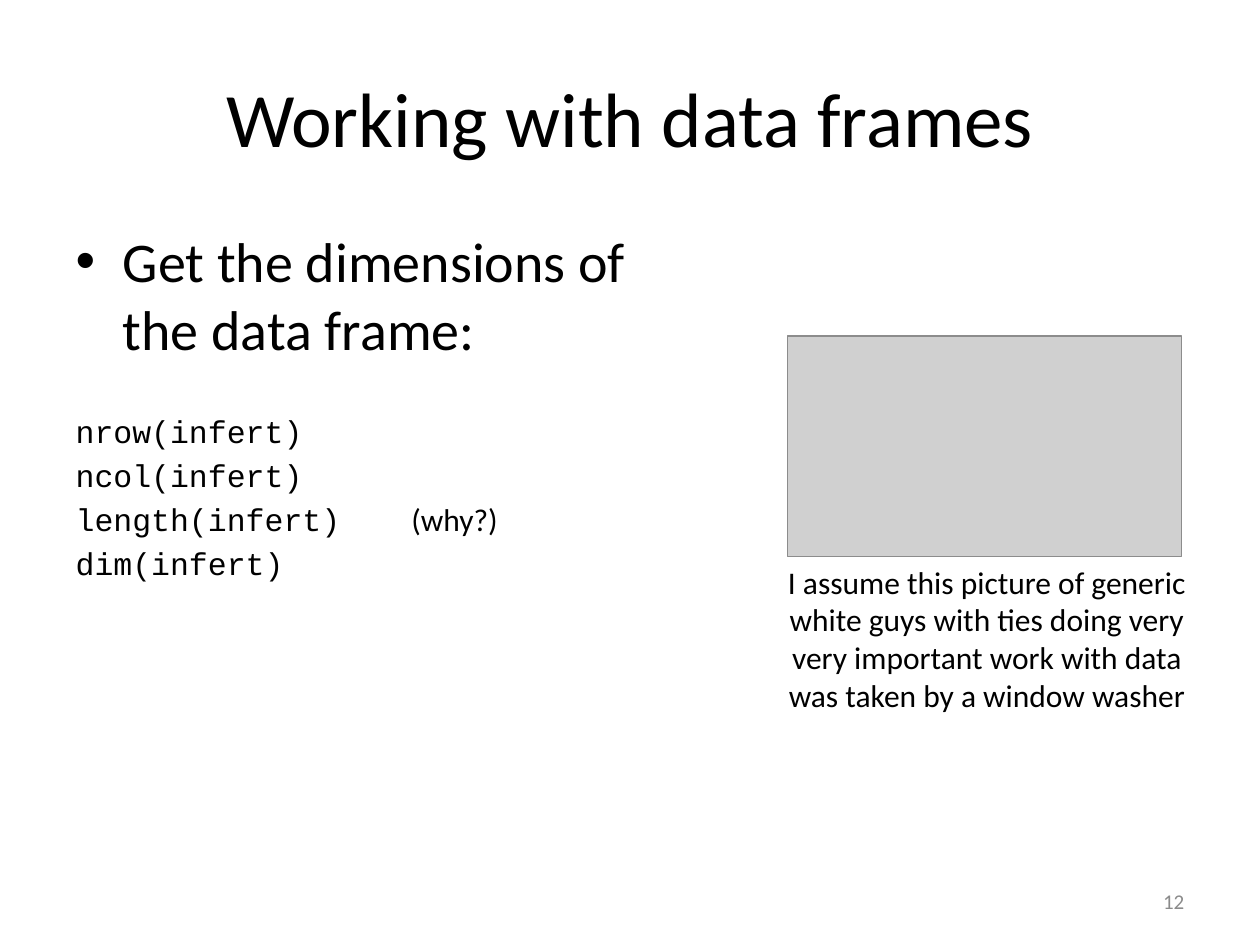
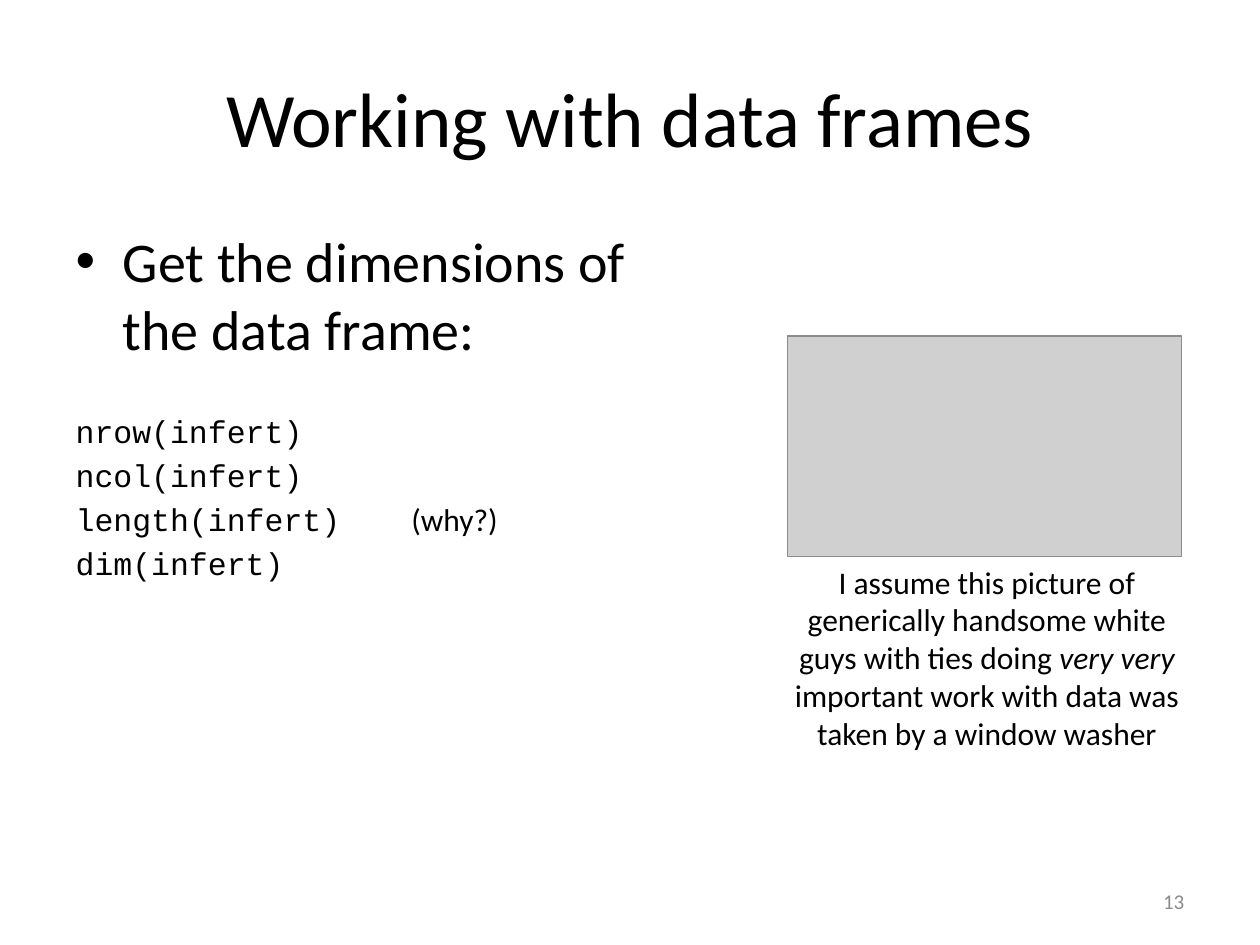
Before and after one commit to smooney27/RWorkshopSER2018, a slide deck: slide 13 of RWorkshopPart2-DataAndPackages.pptx (slide 12 before the commit). Drawn at 1260x945 pixels with LibreOffice and Linux fonts; fonts in the diff are those of the drawing; grey boxes stand for pictures. Boxes give left, top, right and bottom in pixels: in the first picture for what was removed or moved away, otherwise in the second. Text is boxed around its words. In the diff, an @@ line names an element or a change of style, - is before the commit and + after.

```diff
--- a/RWorkshopPart2-DataAndPackages.pptx
+++ b/RWorkshopPart2-DataAndPackages.pptx
@@ text at (795,572,1179,750): text changed @@
-I assume this picture of generic white guys with ties doing very very important work with data was taken by a window washer
+I assume this picture of generically handsome white guys with ties doing very very important work with data was taken by a window washer
@@ page number at (1163,895,1184,909): text changed @@
-12
+13
```
Also in this commit, not shown: 31 other slides changed, 2 slides added, 13 other files.
